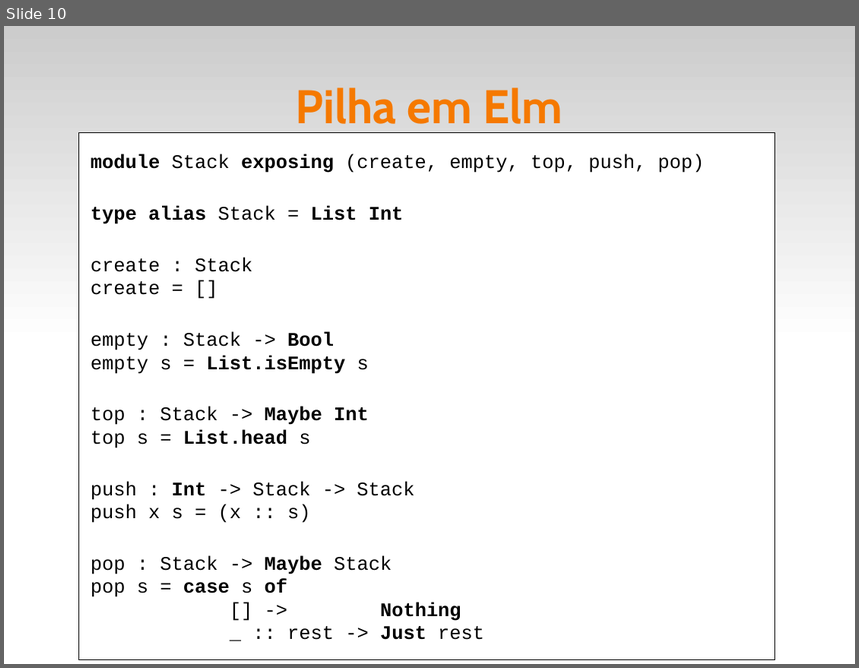
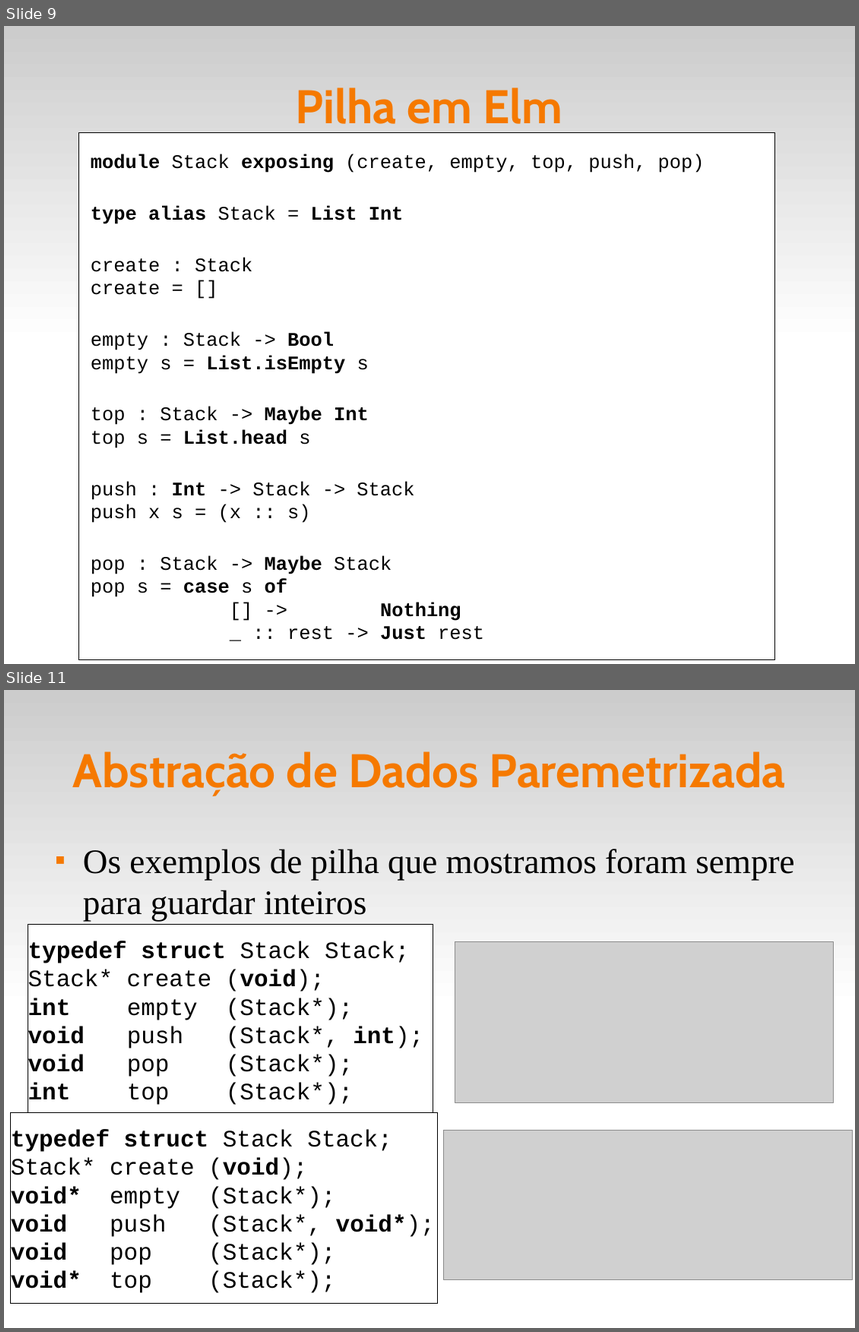
Before and after one commit to fsantanna-uerj/EDL, a slide deck: slides/edl-06-adts.odp. Shown one above the other, each under a label of ours: slide 10 before the commit, slides 9 and 11 after it; the slides between them are not shown. The pictures are 859x668 and 859x1332 pixels, drawn with LibreOffice and Linux fonts; fonts in the diff are those of the drawing; grey boxes stand for pictures. Boxes give left, top, right and bottom in pixels: in the first picture for what was removed or moved away, otherwise in the second. Text is boxed around its words. In the diff, an @@ line names an element or a change of style, - is before the commit and + after.

```diff
--- a/slides/edl-06-adts.odp
+++ b/slides/edl-06-adts.odp
@@ slide 11 added at (4, 690, 855, 1328), background #FFFFFF; not listed: 1 template element that a slide beside it also shows @@
@@ title added at (73, 752, 786, 796), 44 pt, text #F57900, bold @@
+Abstração de Dados Paremetrizada
@@ text added at (83, 849, 794, 922), 32 pt, text #000000 @@
+■ Os exemplos de pilha que mostramos foram sempre para guardar inteiros
@@ rectangle added at (28, 925, 433, 1116), fill #FFFFFF, outline #000000 0 pt, 22 pt, text #000000 @@
+typedef struct Stack Stack;
+Stack* create (void);
+int empty (Stack*);
+void push (Stack*, int);
+void pop (Stack*);
+int top (Stack*);
@@ picture added at (456, 942, 835, 1103) @@
@@ rectangle added at (11, 1113, 438, 1304), fill #FFFFFF, outline #000000 0 pt, 22 pt, text #000000 @@
+typedef struct Stack Stack;
+Stack* create (void);
+void* empty (Stack*);
+void push (Stack*, void*);
+void pop (Stack*);
+void* top (Stack*);
@@ picture added at (444, 1130, 853, 1280) @@
@@ what was slide 10 is now slide 9 @@
```
Also in this commit, not shown: 1 slide changed, 4 other slides added, 1 slide removed, 15 other files.
